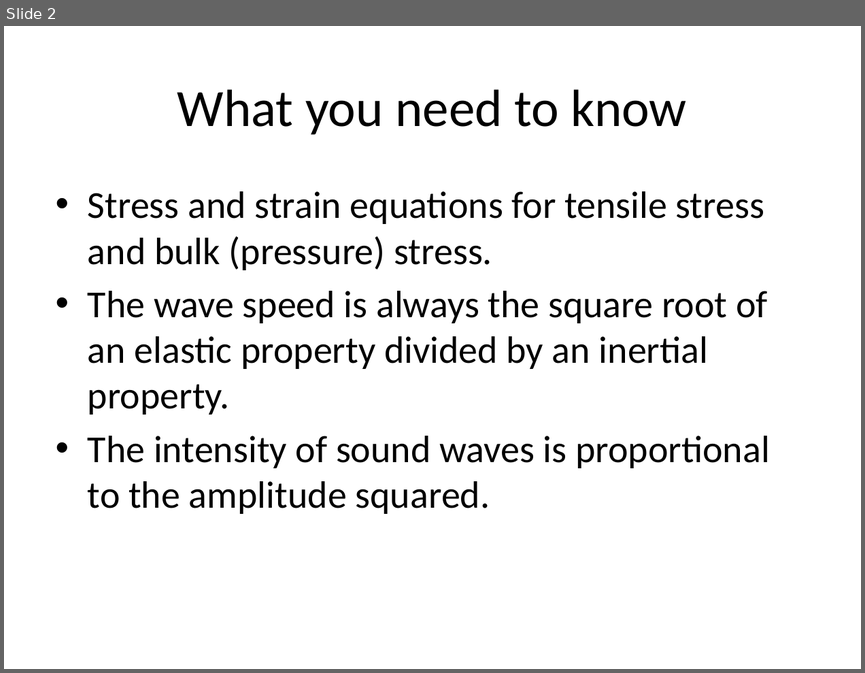
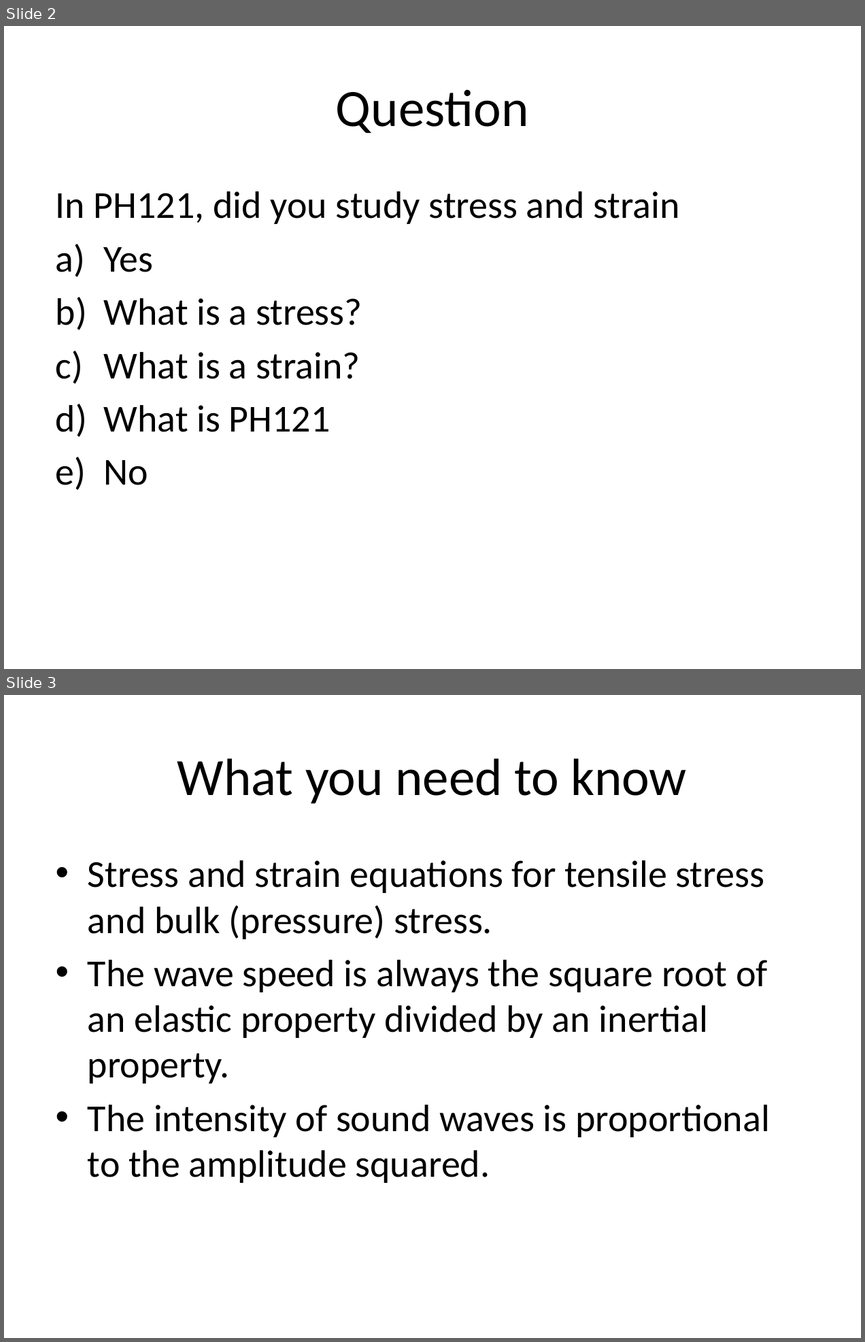
Before and after one commit to rtlines/Introductory-Physics-II, a slide deck: Lecture_Slides/PH 123 Lecture 07.pptx. Shown one above the other, each under a label of ours: slide 2 before the commit, slides 2 and 3 after it. The pictures are 865x673 and 865x1342 pixels, drawn with LibreOffice and Linux fonts; fonts in the diff are those of the drawing. Boxes give left, top, right and bottom in pixels: in the first picture for what was removed or moved away, otherwise in the second. Text is boxed around its words. In the diff, an @@ line names an element or a change of style, - is before the commit and + after.

```diff
--- a/Lecture_Slides/PH 123 Lecture 07.pptx
+++ b/Lecture_Slides/PH 123 Lecture 07.pptx
@@ slide 2 added at [4, 26, 861, 669], background #FFFFFF @@
@@ title added at [336, 89, 529, 133], 44 pt, text #000000 @@
+Question
@@ text added at [56, 191, 680, 485], 32 pt, text #000000 @@
+In PH121, did you study stress and strain
+a) Yes
+b) What is a stress?
+c) What is a strain?
+d) What is PH121
+e) No
@@ what was slide 2 is now slide 3 @@
```
Also in this commit, not shown: 1 slide changed, 14 other files.
